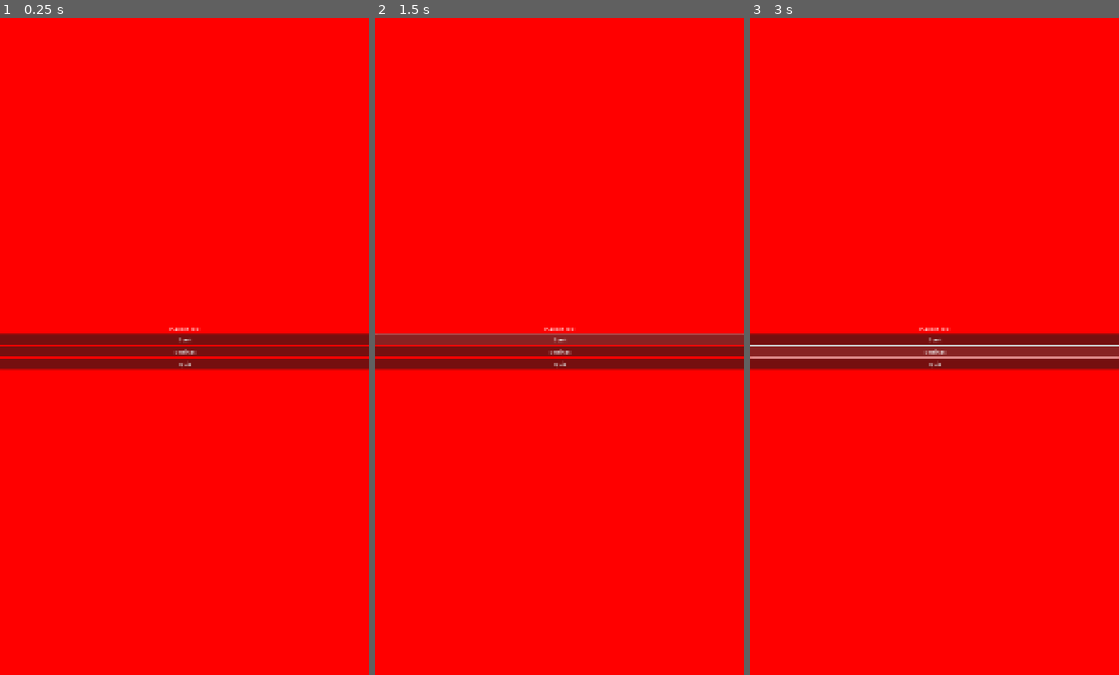
Above: before the commit, frames 1-3 (left to right).
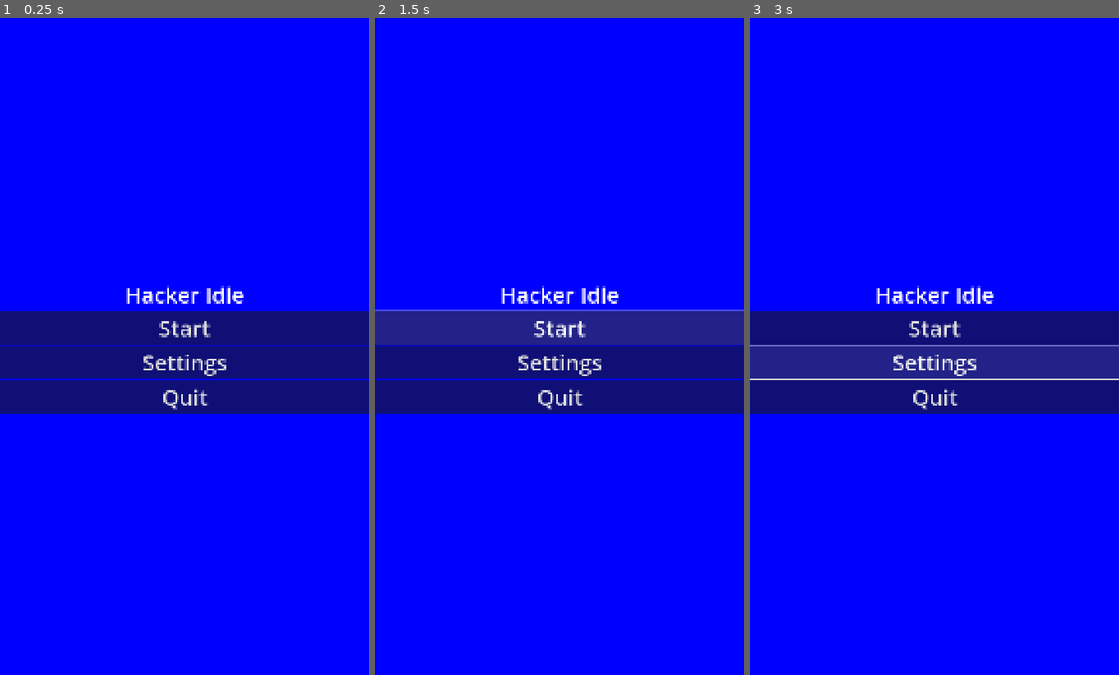
Above: after the commit, the same moments.

Repository: dallatIkes/HackerIdleGame
Game: Godot game, scene res://game/scenes/main.tscn
Two runs of this game, one before a commit and one after it. Both use one fixed random seed, a clock stepped at 60 frames per second and the inputs below.
Inputs:
- Up to frame 1 (0.25 s): no input
- Up to frame 2 (1.5 s): click "Start" at 0.5 s; click "Start" at 1.25 s
- Up to frame 3 (3 s): click "Start" at 2 s; click "Settings" at 2.75 s

The runs differ from the first frame. In frame 1, 100% of the frame differs, in the area x 0-100%, y 0-100%; in frame 2, 100%; in frame 3, 100%.

Commit message:
[test] - tested the menu on phone

Diff:
--- a/game/scenes/MainMenu.tscn
+++ b/game/scenes/MainMenu.tscn
@@ -1,11 +1,14 @@
-[gd_scene load_steps=2 format=3 uid="uid://bpnwtlnvayoty"]
+[gd_scene load_steps=3 format=3 uid="uid://bpnwtlnvayoty"]
 
 [ext_resource type="PackedScene" uid="uid://drote00a1oj4l" path="res://game/scenes/ScreenTemplate.tscn" id="1_v48kw"]
+
+[sub_resource type="LabelSettings" id="LabelSettings_v48kw"]
+font_size = 64
 
 [node name="Control" instance=ExtResource("1_v48kw")]
 
 [node name="ColorRect" parent="Panel" index="0"]
-color = Color(1, 0, 0, 1)
+color = Color(0, 0, 1, 1)
 
 [node name="VBoxContainer" type="VBoxContainer" parent="Panel/ColorRect" index="0"]
 layout_mode = 1
@@ -19,16 +22,20 @@
 [node name="TitleLabel" type="Label" parent="Panel/ColorRect/VBoxContainer" index="0"]
 layout_mode = 2
 text = "Hacker Idle"
+label_settings = SubResource("LabelSettings_v48kw")
 horizontal_alignment = 1
 
 [node name="StartButton" type="Button" parent="Panel/ColorRect/VBoxContainer" index="1"]
 layout_mode = 2
+theme_override_font_sizes/font_size = 64
 text = "Start"
 
 [node name="SettingsButton" type="Button" parent="Panel/ColorRect/VBoxContainer" index="2"]
 layout_mode = 2
+theme_override_font_sizes/font_size = 64
 text = "Settings"
 
 [node name="QuitButton" type="Button" parent="Panel/ColorRect/VBoxContainer" index="3"]
 layout_mode = 2
+theme_override_font_sizes/font_size = 64
 text = "Quit"
